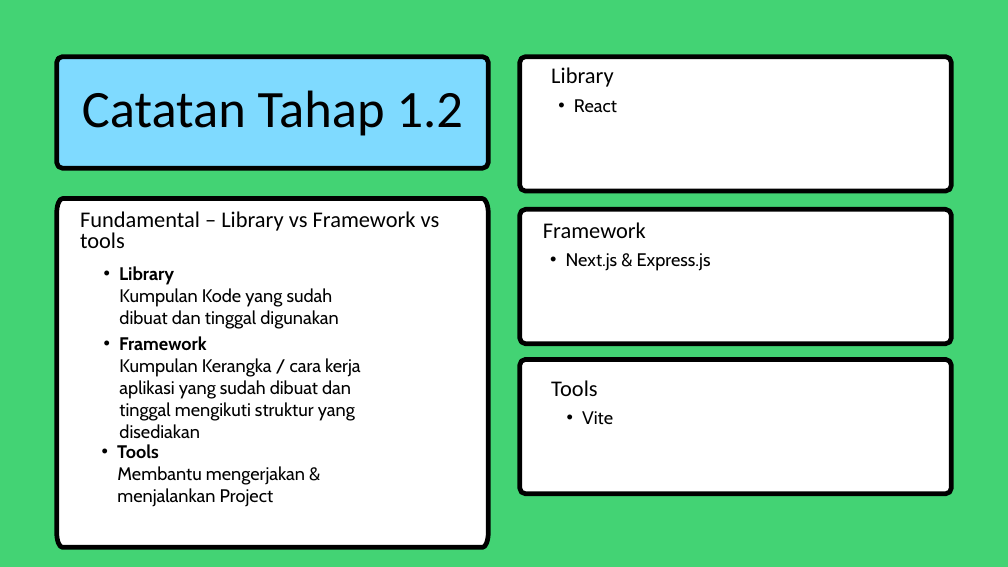
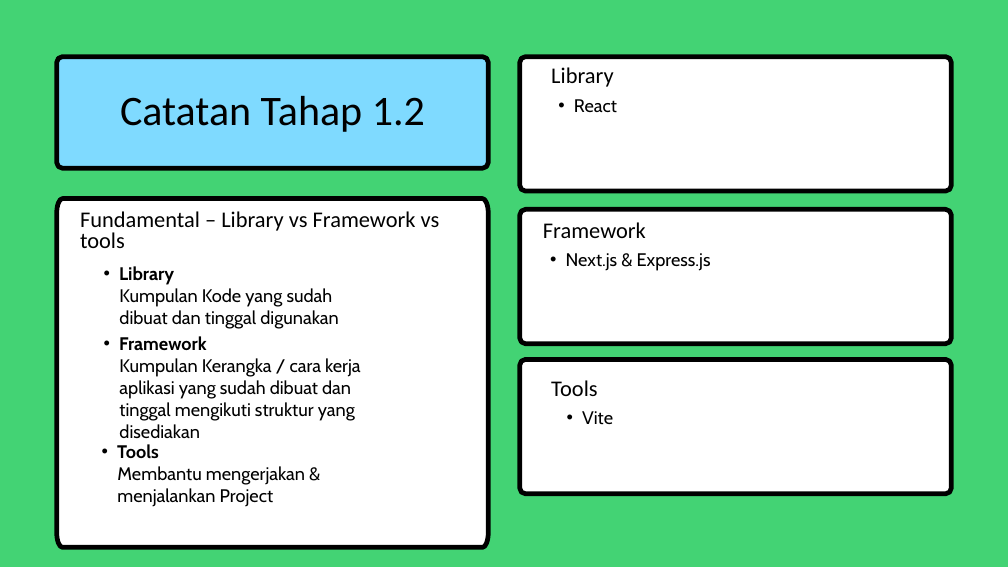
Before and after one commit to MuhammadRamdani121/Fullstack-30Hari, a slide deck: slide 9 of Rangkuman Cepat.pptx. Drawn at 1008x567 pixels with LibreOffice and Linux fonts; fonts in the diff are those of the drawing. Boxes give left, top, right and bottom in pixels: in the first picture for what was removed or moved away, otherwise in the second. Text is boxed around its words. In the diff, an @@ line names an element or a change of style, - is before the commit and + after.

```diff
--- a/Rangkuman Cepat.pptx
+++ b/Rangkuman Cepat.pptx
@@ text "Catatan Tahap 1.2" at [120, 96, 425, 132]: size 75 to 60 pt @@
```
Also in this commit, not shown: 4 other slides changed, 5 slides added, 13 slides removed.
